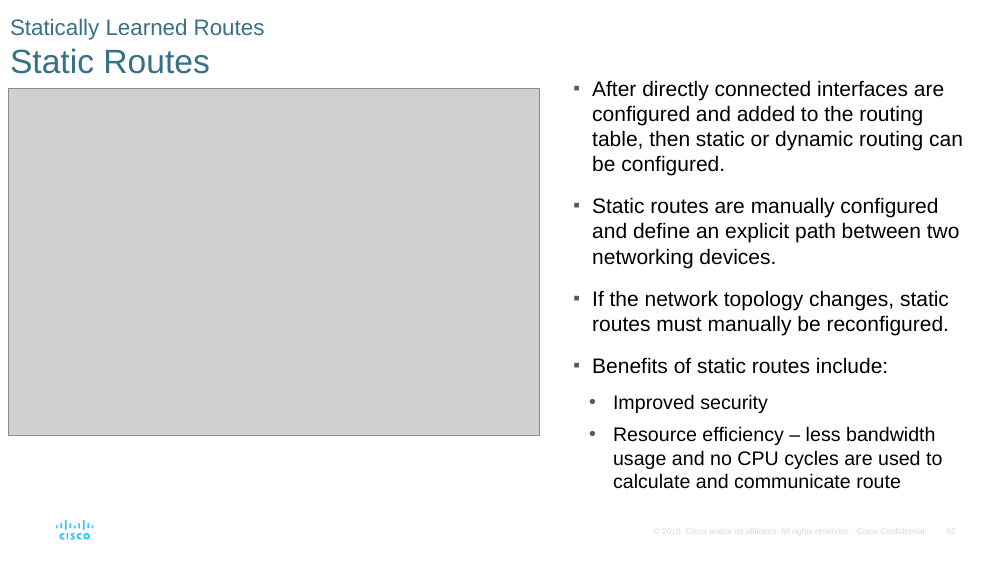
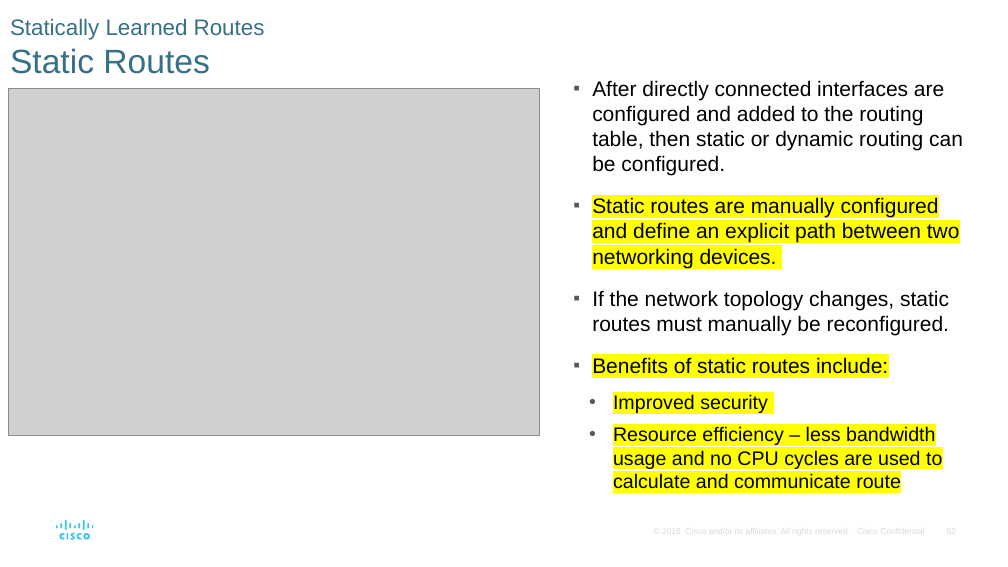
Before and after one commit to pronad1/Academic_PSTU_CSE, a slide deck: slide 62 of 7th Semester/CCE-415_Network Routing & Switching/Sobuj sir/CCNA_RSE_Chp1_Updated.pptx. Drawn at 1008x567 pixels with LibreOffice and Linux fonts; fonts in the diff are those of the drawing; grey boxes stand for pictures. Boxes give left, top, right and bottom in pixels: in the first picture for what was removed or moved away, otherwise in the second. Text is boxed around its words. In the diff, an @@ line names an element or a change of style, - is before the commit and + after.

```diff
--- a/7th Semester/CCE-415_Network Routing & Switching/Sobuj sir/CCNA_RSE_Chp1_Updated.pptx
+++ b/7th Semester/CCE-415_Network Routing & Switching/Sobuj sir/CCNA_RSE_Chp1_Updated.pptx
@@ text at (592,197,960,489): highlight none to #FFFF00 in "Static routes are manually configured and define ...", "Benefits of static routes include:", "Improved security", "Resource efficiency – less bandwidth usage and ..." @@
```
Also in this commit, not shown: 4 other slides changed.
